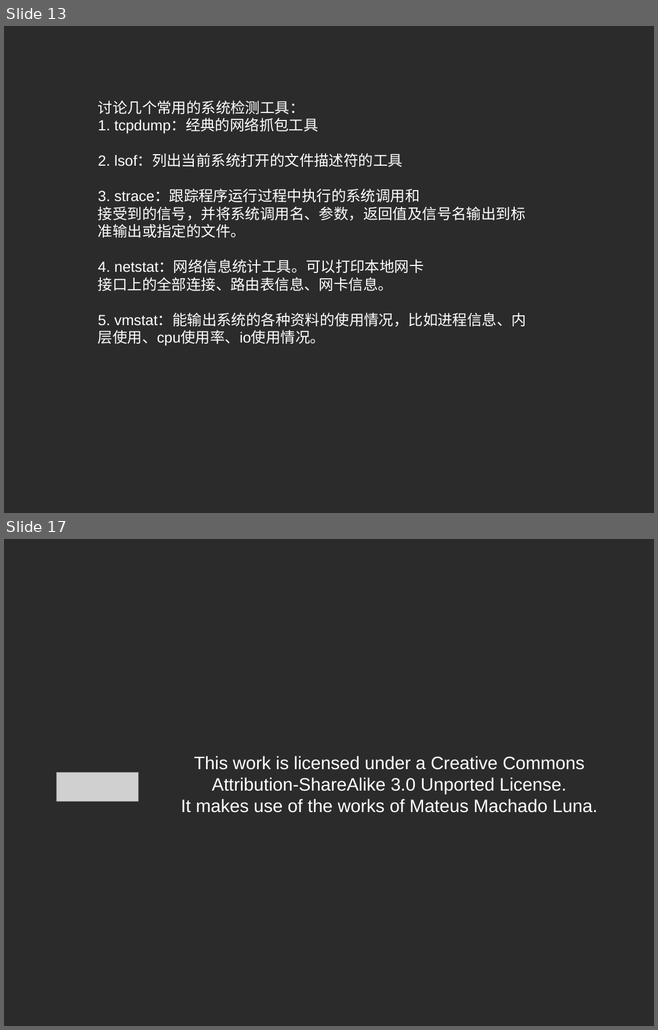
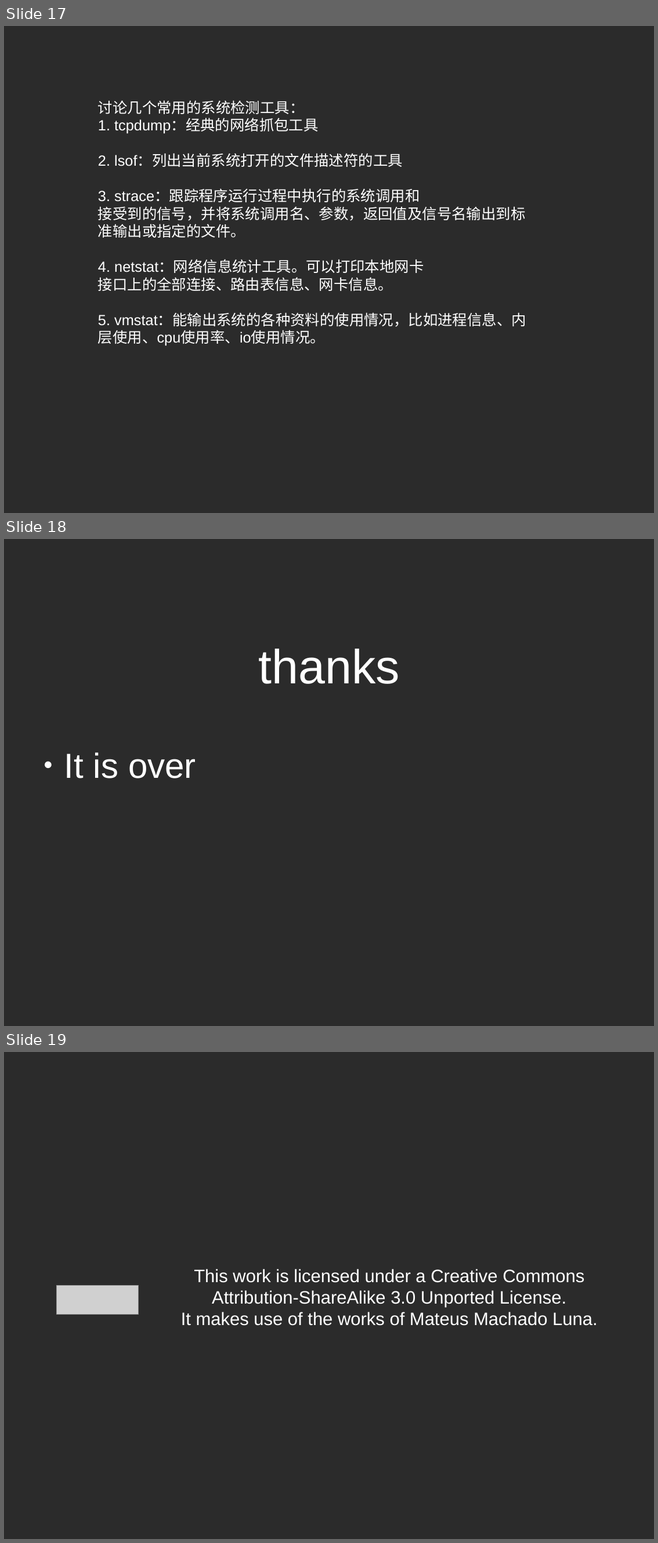
Before and after one commit to zhouhuamin/testmastergit-2018-07, a slide deck: c-network-programming-pptx.pptx. Shown one above the other, each under a label of ours: slides 13 and 17 before the commit, slides 17, 18 and 19 after it; the slides between them are not shown. The pictures are 658x1030 and 658x1543 pixels, drawn with LibreOffice and Linux fonts; fonts in the diff are those of the drawing; grey boxes stand for pictures; background and template pictures are left out; a plain dark background stands for a picture behind light text. Boxes give left, top, right and bottom in pixels: in the first picture for what was removed or moved away, otherwise in the second. Text is boxed around its words. In the diff, an @@ line names an element or a change of style, - is before the commit and + after.

```diff
--- a/c-network-programming-pptx.pptx
+++ b/c-network-programming-pptx.pptx
@@ slide 18 added at (x1=4, y1=539, x2=654, y2=1026), background picture (left out) @@
@@ text added at (x1=258, y1=649, x2=399, y2=684), 58.6 pt, text #FFFFFF @@
+thanks
@@ text added at (x1=64, y1=752, x2=196, y2=779), 42.6 pt, text #FFFFFF @@
+● It is over
@@ what was slide 13 is now slide 17 @@
@@ what was slide 17 is now slide 19 @@
```
Also in this commit, not shown: 3 slides changed, 4 other slides added, 3 slides removed.
